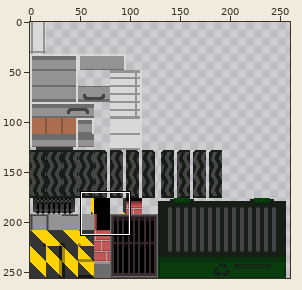
A sprite sheet gets an edit: assets/factory.png. Above, an overview of the earlier version with the close-up marked.
Close-up. The starting point:
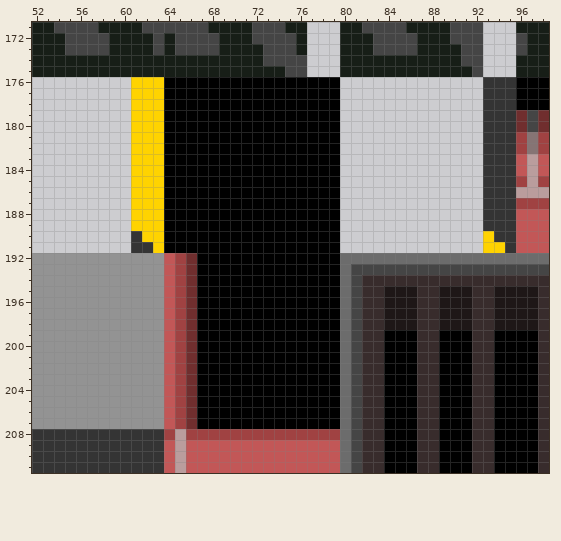
The file is 272x256 pixels. Colours within 5 levels of each other are drawn and written as one. Shown: x 52..98, y 171..211. The wide view leaves out empty margins. The commit also changed other parts of the picture, which this record leaves out.
Now the later version:
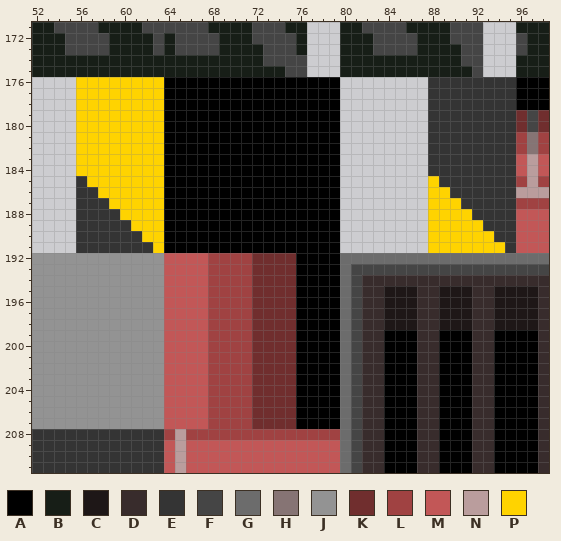
Palette (. is transparent): A #000000  B #171e17  C #1e1717  D #382c2c  E #343434  F #454545  G #6c6c6c  H #867474  J #939393  K #702e2e  L #a04242  M #c25757  N #ba9d9d  P #ffd300
Edits made:
@@ x 52..98 @@
 175 BBBBBBBBBBBBBBBBBBBBBBBFF...BBBBBBBBBBBBF...BBB
-176 .........PPPAAAAAAAAAAAAAAAA.............EEEAAA
-177 .........PPPAAAAAAAAAAAAAAAA.............EEEAAA
-178 .........PPPAAAAAAAAAAAAAAAA.............EEEAAA
-179 .........PPPAAAAAAAAAAAAAAAA.............EEEKFK
-180 .........PPPAAAAAAAAAAAAAAAA.............EEEKFK
-181 .........PPPAAAAAAAAAAAAAAAA.............EEELHL
-182 .........PPPAAAAAAAAAAAAAAAA.............EEELHL
-183 .........PPPAAAAAAAAAAAAAAAA.............EEEMNM
-184 .........PPPAAAAAAAAAAAAAAAA.............EEEMNM
-185 .........PPPAAAAAAAAAAAAAAAA.............EEELNL
-186 .........PPPAAAAAAAAAAAAAAAA.............EEENNN
-187 .........PPPAAAAAAAAAAAAAAAA.............EEELLL
-188 .........PPPAAAAAAAAAAAAAAAA.............EEEMMM
-189 .........PPPAAAAAAAAAAAAAAAA.............EEEMMM
-190 .........EPPAAAAAAAAAAAAAAAA.............PEEMMM
-191 .........EEPAAAAAAAAAAAAAAAA.............PPEMMM
-192 JJJJJJJJJJJJMLKAAAAAAAAAAAAAGGGGGGGGGGGGGGGGGGG
-193 JJJJJJJJJJJJMLKAAAAAAAAAAAAAGFFFFFFFFFFFFFFFFFF
-194 JJJJJJJJJJJJMLKAAAAAAAAAAAAAGFDDDDDDDDDDDDDDDDD
-195 JJJJJJJJJJJJMLKAAAAAAAAAAAAAGFDDCCCDDCCCDDCCCCD
-196 JJJJJJJJJJJJMLKAAAAAAAAAAAAAGFDDCCCDDCCCDDCCCCD
-197 JJJJJJJJJJJJMLKAAAAAAAAAAAAAGFDDCCCDDCCCDDCCCCD
-198 JJJJJJJJJJJJMLKAAAAAAAAAAAAAGFDDCCCDDCCCDDCCCCD
-199 JJJJJJJJJJJJMLKAAAAAAAAAAAAAGFDDAAADDAAADDAAAAD
-200 JJJJJJJJJJJJMLKAAAAAAAAAAAAAGFDDAAADDAAADDAAAAD
-201 JJJJJJJJJJJJMLKAAAAAAAAAAAAAGFDDAAADDAAADDAAAAD
-202 JJJJJJJJJJJJMLKAAAAAAAAAAAAAGFDDAAADDAAADDAAAAD
-203 JJJJJJJJJJJJMLKAAAAAAAAAAAAAGFDDAAADDAAADDAAAAD
-204 JJJJJJJJJJJJMLKAAAAAAAAAAAAAGFDDAAADDAAADDAAAAD
-205 JJJJJJJJJJJJMLKAAAAAAAAAAAAAGFDDAAADDAAADDAAAAD
-206 JJJJJJJJJJJJMLKAAAAAAAAAAAAAGFDDAAADDAAADDAAAAD
-207 JJJJJJJJJJJJMLKAAAAAAAAAAAAAGFDDAAADDAAADDAAAAD
+176 ....PPPPPPPPAAAAAAAAAAAAAAAA........EEEEEEEEAAA
+177 ....PPPPPPPPAAAAAAAAAAAAAAAA........EEEEEEEEAAA
+178 ....PPPPPPPPAAAAAAAAAAAAAAAA........EEEEEEEEAAA
+179 ....PPPPPPPPAAAAAAAAAAAAAAAA........EEEEEEEEKFK
+180 ....PPPPPPPPAAAAAAAAAAAAAAAA........EEEEEEEEKFK
+181 ....PPPPPPPPAAAAAAAAAAAAAAAA........EEEEEEEELHL
+182 ....PPPPPPPPAAAAAAAAAAAAAAAA........EEEEEEEELHL
+183 ....PPPPPPPPAAAAAAAAAAAAAAAA........EEEEEEEEMNM
+184 ....PPPPPPPPAAAAAAAAAAAAAAAA........EEEEEEEEMNM
+185 ....EPPPPPPPAAAAAAAAAAAAAAAA........PEEEEEEELNL
+186 ....EEPPPPPPAAAAAAAAAAAAAAAA........PPEEEEEENNN
+187 ....EEEPPPPPAAAAAAAAAAAAAAAA........PPPEEEEELLL
+188 ....EEEEPPPPAAAAAAAAAAAAAAAA........PPPPEEEEMMM
+189 ....EEEEEPPPAAAAAAAAAAAAAAAA........PPPPPEEEMMM
+190 ....EEEEEEPPAAAAAAAAAAAAAAAA........PPPPPPEEMMM
+191 ....EEEEEEEPAAAAAAAAAAAAAAAA........PPPPPPPEMMM
+192 JJJJJJJJJJJJMMMMLLLLKKKKAAAAGGGGGGGGGGGGGGGGGGG
+193 JJJJJJJJJJJJMMMMLLLLKKKKAAAAGFFFFFFFFFFFFFFFFFF
+194 JJJJJJJJJJJJMMMMLLLLKKKKAAAAGFDDDDDDDDDDDDDDDDD
+195 JJJJJJJJJJJJMMMMLLLLKKKKAAAAGFDDCCCDDCCCDDCCCCD
+196 JJJJJJJJJJJJMMMMLLLLKKKKAAAAGFDDCCCDDCCCDDCCCCD
+197 JJJJJJJJJJJJMMMMLLLLKKKKAAAAGFDDCCCDDCCCDDCCCCD
+198 JJJJJJJJJJJJMMMMLLLLKKKKAAAAGFDDCCCDDCCCDDCCCCD
+199 JJJJJJJJJJJJMMMMLLLLKKKKAAAAGFDDAAADDAAADDAAAAD
+200 JJJJJJJJJJJJMMMMLLLLKKKKAAAAGFDDAAADDAAADDAAAAD
+201 JJJJJJJJJJJJMMMMLLLLKKKKAAAAGFDDAAADDAAADDAAAAD
+202 JJJJJJJJJJJJMMMMLLLLKKKKAAAAGFDDAAADDAAADDAAAAD
+203 JJJJJJJJJJJJMMMMLLLLKKKKAAAAGFDDAAADDAAADDAAAAD
+204 JJJJJJJJJJJJMMMMLLLLKKKKAAAAGFDDAAADDAAADDAAAAD
+205 JJJJJJJJJJJJMMMMLLLLKKKKAAAAGFDDAAADDAAADDAAAAD
+206 JJJJJJJJJJJJMMMMLLLLKKKKAAAAGFDDAAADDAAADDAAAAD
+207 JJJJJJJJJJJJMMMMLLLLKKKKAAAAGFDDAAADDAAADDAAAAD
 208 EEEEEEEEEEEELNLLLLLLLLLLLLLLGFDDAAADDAAADDAAAAD
